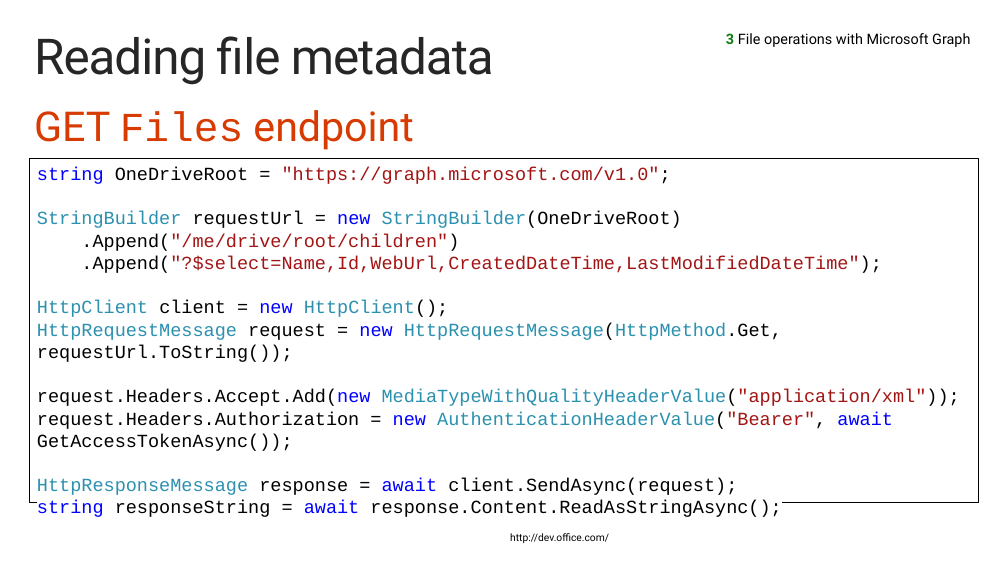
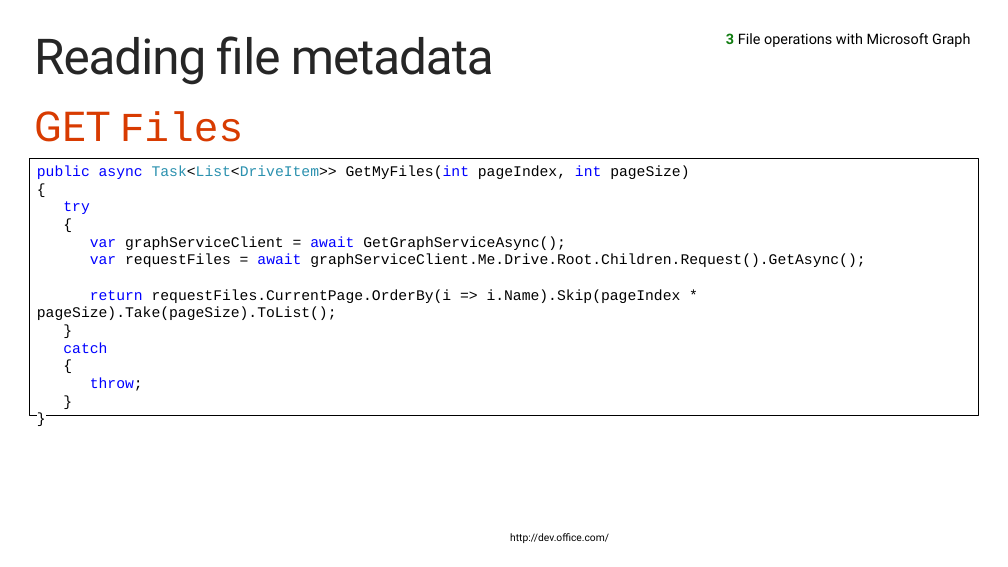
Before and after one commit to OfficeDev/TrainingContent, a slide deck: slide 23 of O3653/O3653-3 Deep Dive into Office 365 APIs for OneDrive for Business/O3653-3 Deep Dive into Office 365 APIs for OneDrive for Business.pptx. Drawn at 1008x567 pixels with LibreOffice and Linux fonts; fonts in the diff are those of the drawing; background and template pictures are left out. Boxes give left, top, right and bottom in pixels: in the first picture for what was removed or moved away, otherwise in the second. Text is boxed around its words. In the diff, an @@ line names an element or a change of style, - is before the commit and + after.

```diff
--- a/O3653/O3653-3 Deep Dive into Office 365 APIs for OneDrive for Business/O3653-3 Deep Dive into Office 365 APIs for OneDrive for Business.pptx
+++ b/O3653/O3653-3 Deep Dive into Office 365 APIs for OneDrive for Business/O3653-3 Deep Dive into Office 365 APIs for OneDrive for Business.pptx
@@ text at (34, 111, 243, 142): text changed; font Roboto to Courier New @@
-GET Files endpoint
+GET Files
@@ rectangle "public async Task<List<DriveItem>> GetMyFiles(int pageIndex, ...": place and size @@
-rectangle "public async Task<List<DriveItem>> GetMyFiles(int pageIndex, ..." at (30, 159, 978, 503)
+rectangle "public async Task<List<DriveItem>> GetMyFiles(int pageIndex, ..." at (30, 159, 978, 416)
@@ text in rectangle at (37, 165, 865, 391): text changed; size 18 to 14.3 pt @@
-string OneDriveRoot = "https://graph.microsoft.com/v1.0";
-StringBuilder requestUrl = new StringBuilder(OneDriveRoot)
-.Append("/me/drive/root/children")
-.Append("?$select=Name,Id,WebUrl,CreatedDateTime,LastModifiedDateTime");
-HttpClient client = new HttpClient();
-HttpRequestMessage request = new HttpRequestMessage(HttpMethod.Get, requestUrl.ToString());
-request.Headers.Accept.Add(new MediaTypeWithQualityHeaderValue("application/xml"));
-request.Headers.Authorization = new AuthenticationHeaderValue("Bearer", await GetAccessTokenAsync());
-HttpResponseMessage response = await client.SendAsync(request);
-string responseString = await response.Content.ReadAsStringAsync();
+public async Task<List<DriveItem>> GetMyFiles(int pageIndex, int pageSize)
+{
+try
+{
+var graphServiceClient = await GetGraphServiceAsync();
+var requestFiles = await graphServiceClient.Me.Drive.Root.Children.Request().GetAsync();
+return requestFiles.CurrentPage.OrderBy(i => i.Name).Skip(pageIndex * pageSize).Take(pageSize).ToList();
+}
+catch
+{
+throw;
+}
+}
```
Also in this commit, not shown: 2 other slides changed, 7 other files.
